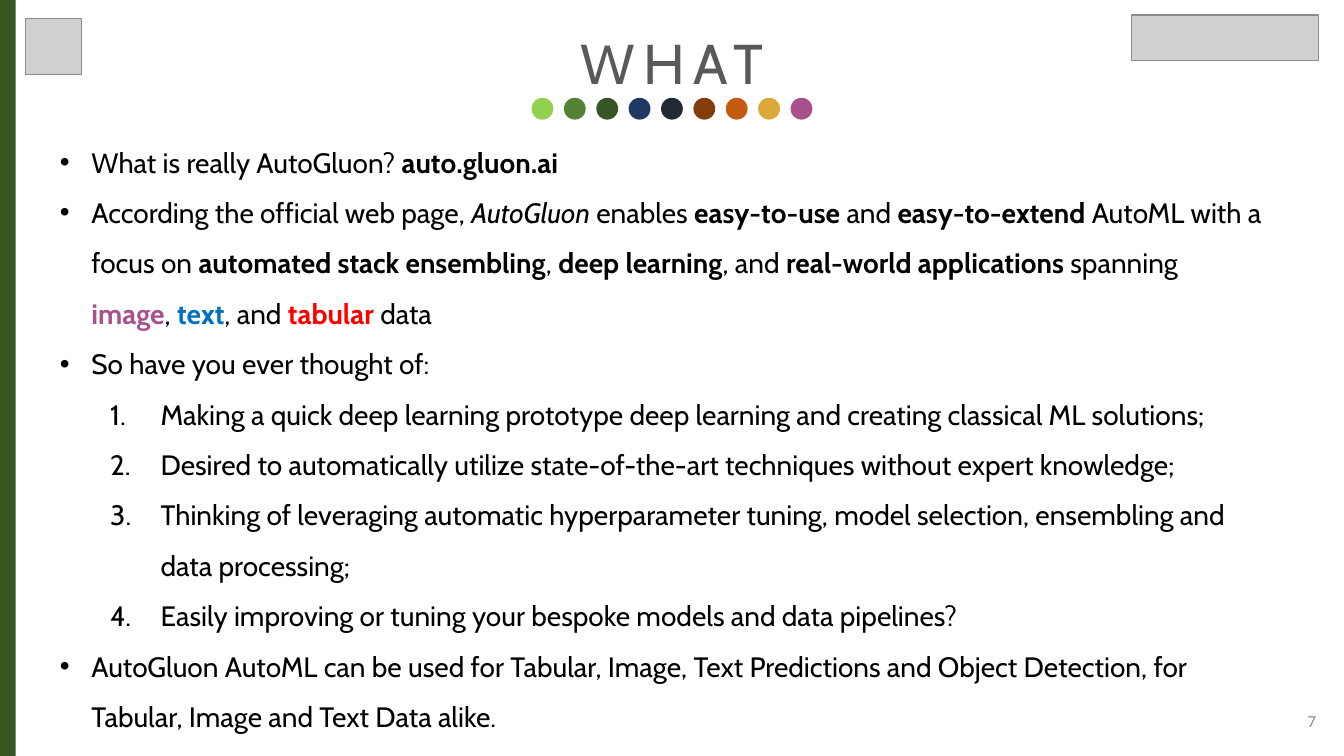
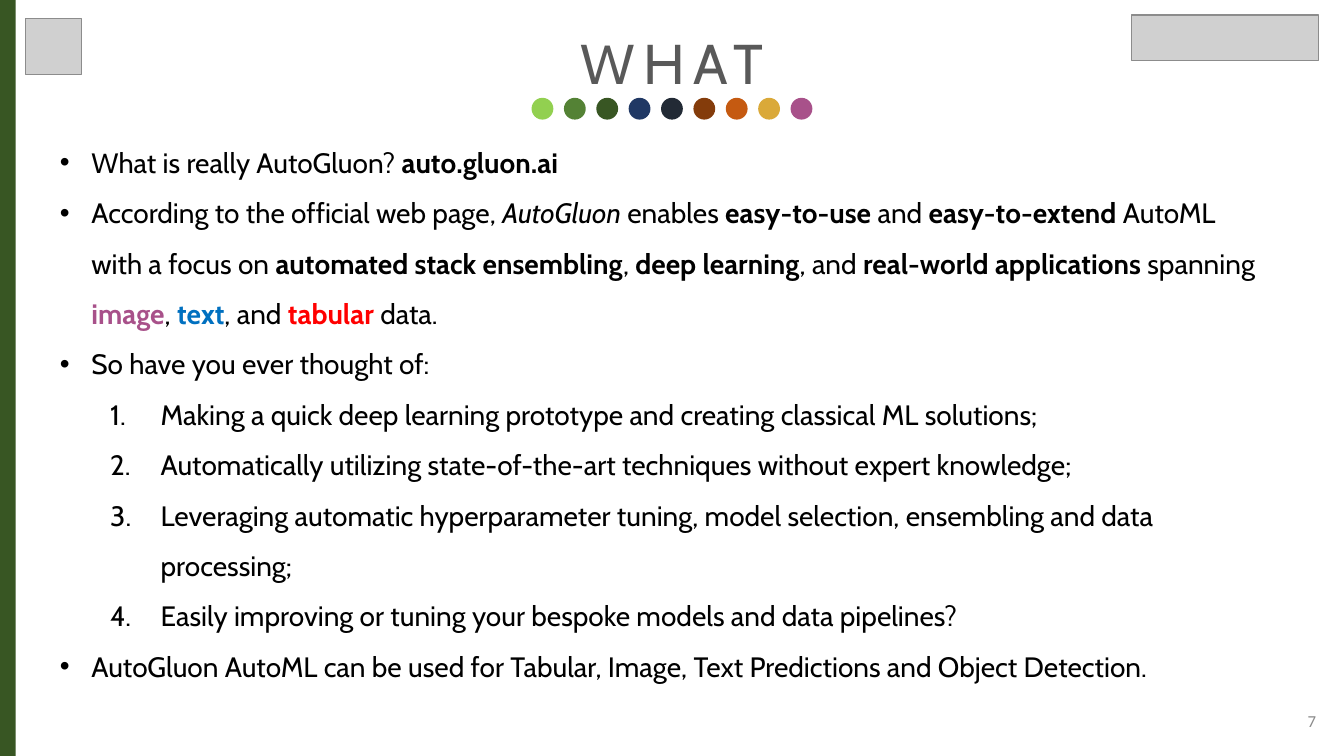
Before and after one commit to djoguns/brightonr-autogluon-wagon, a slide deck: slide 7 of docs/2022-04-28 BrightonR, Dayo Oguntoyinbo AutoGluon Presentation.pptx. Drawn at 1344x756 pixels with LibreOffice and Linux fonts; fonts in the diff are those of the drawing; grey boxes stand for pictures. Boxes give left, top, right and bottom in pixels: in the first picture for what was removed or moved away, otherwise in the second. Text is boxed around its words. In the diff, an @@ line names an element or a change of style, - is before the commit and + after.

Commit message:
BrightonR - AutoGluon Slide Updates

```diff
--- a/docs/2022-04-28 BrightonR, Dayo Oguntoyinbo AutoGluon Presentation.pptx
+++ b/docs/2022-04-28 BrightonR, Dayo Oguntoyinbo AutoGluon Presentation.pptx
@@ text at box(91, 202, 1255, 330): text changed @@
-• According the official web page, AutoGluon enables easy-to-use and easy-to-extend AutoML with a focus on automated stack ensembling, deep learning, and real-world applications spanning image, text, and tabular data
+• According to the official web page, AutoGluon enables easy-to-use and easy-to-extend AutoML with a focus on automated stack ensembling, deep learning, and real-world applications spanning image, text, and tabular data.
@@ text at box(161, 404, 1153, 582): text changed @@
-  1. Making a quick deep learning prototype deep learning and creating classical ML solutions;
-  2. Desired to automatically utilize state-of-the-art techniques without expert knowledge;
-  3. Thinking of leveraging automatic hyperparameter tuning, model selection, ensembling and data processing;
+  1. Making a quick deep learning prototype and creating classical ML solutions;
+  2. Automatically utilizing state-of-the-art techniques without expert knowledge;
+  3. Leveraging automatic hyperparameter tuning, model selection, ensembling and data processing;
@@ text at box(91, 656, 1147, 683): text changed @@
-• AutoGluon AutoML can be used for Tabular, Image, Text Predictions and Object Detection, for Tabular, Image and Text Data alike.
+• AutoGluon AutoML can be used for Tabular, Image, Text Predictions and Object Detection.
```
Also in this commit, not shown: 5 other slides changed.
